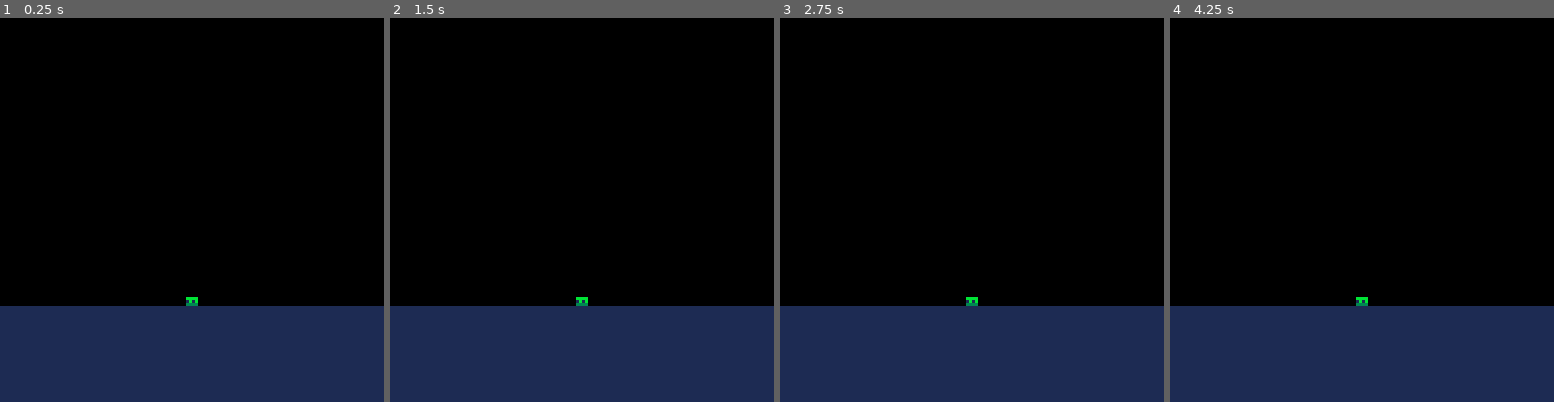
Above: before the commit, frames 1-4 (left to right).
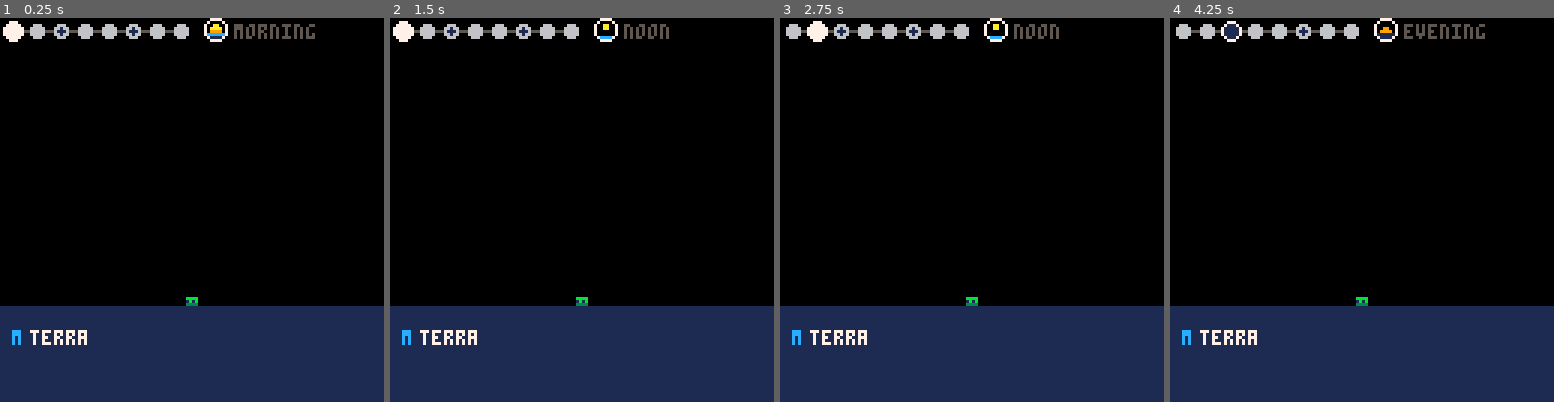
Above: after the commit, the same moments.

Repository: belen-albeza/ldjam56
Game: PICO-8 cartridge kokin.p8
Two runs of this game, one before a commit and one after it. Both use one fixed random seed, a clock stepped at 60 frames per second and the inputs below.
Inputs:
- Up to frame 1 (0.25 s): no input
- Up to frame 2 (1.5 s): tap O (Z key) at 0.7 s
- Up to frame 3 (2.75 s): tap O (Z key) at 1.7, 2.1, 2.5 s
- Up to frame 4 (4.25 s): tap O (Z key) every 0.4 s from 2.9 to 4.1 s

The runs differ from the first frame. In frame 1, 2.3% of the frame differs, in the area x 0-83%, y 0-86%; in frame 2, 2.0%; in frame 3, 2.0%; in frame 4, 2.3%.

Commit message:
implement time hud

Diff:
--- a/kokin.p8
+++ b/kokin.p8
@@ -193,24 +193,80 @@
 		data=pet_data,
 		stats={
 			hunger=0,
-		}
+		},
+		age=0,
+		hour=0,
 	}
 end
 
 function update_room()
-
+	// todo: tmp
+	if btnp(🅾️) then
+		tick_time(active_pet)
+	end
+end
+
+function tick_time(p)
+	if p.hour >= 2 then
+		p.hour=0
+		p.age+=1
+		p.age=min(p.age,7)
+	else
+		p.hour+=1
+	end
 end
 
 function draw_room()
 	rectfill(0,96,128,128,1)
 
 	draw_room_pet(active_pet)
+
+	draw_pet_hud(active_pet,4,104)
+	draw_time_hud(active_pet,4,4)
 end
 
 function draw_room_pet(p)
 	pal({[7]=p.data.clrs.main, [6]=p.data.clrs.shadow})
 	spr(1,p.x-4,p.y-4)
 	pal()
+end
+
+function draw_pet_hud(p,x,y)
+	local sex_clr=12
+	if p.data.sex=="female" then
+		sex_clr=8
+	end
+	print(p.data.sex[1],x,y,sex_clr)
+	print(p.data.name,x+6,y+0,7)
+end
+
+function draw_time_hud(p,x,y)
+	// draw age hud
+	line(x,y,x+7*8,y,5)
+
+	for i=0,7 do
+		local ev_radius=1
+		if p.age==i then
+			circfill(x+i*8,y,3,7)
+			ev_radius=2
+		else
+			circfill(x+i*8,y,2,6)
+		end
+
+		if i%3==2 then
+			circfill(x+i*8,y,ev_radius,1)
+		end
+	end
+
+	// draw hour
+	spr(80+p.hour,x+64,y-4)
+	local hour_txt="morning"
+	if p.hour==1 then
+		hour_txt="noon"
+	elseif p.hour==2 then
+		hour_txt="evening"
+	end
+	print(hour_txt,x+74,y-2,5)
 end
 __gfx__
 00000000000000000000000000776600000000000077660000776600007766000000000000000000000000000000000000000000000000000000000000000000
@@ -253,3 +309,11 @@
 77777777777827777771177700000000000000000000000000000000000000000000000000000000000000000000000000000000000000000000000000000000
 07777770077777700777777000000000000000000000000000000000000000000000000000000000000000000000000000000000000000000000000000000000
 00000700000007000000070000000000000000000000000000000000000000000000000000000000000000000000000000000000000000000000000000000000
+00777700007777000077770000000000000000000000000000000000000000000000000000000000000000000000000000000000000000000000000000000000
+07000070070000700700007000000000000000000000000000000000000000000000000000000000000000000000000000000000000000000000000000000000
+700aa007700aa0077000000700000000000000000000000000000000000000000000000000000000000000000000000000000000000000000000000000000000
+70aaaa07700aa0077009900700000000000000000000000000000000000000000000000000000000000000000000000000000000000000000000000000000000
+70999907700000077099990700000000000000000000000000000000000000000000000000000000000000000000000000000000000000000000000000000000
+7cccccc7700000077111111700000000000000000000000000000000000000000000000000000000000000000000000000000000000000000000000000000000
+0711117007cccc700711117000000000000000000000000000000000000000000000000000000000000000000000000000000000000000000000000000000000
+00777700007777000077770000000000000000000000000000000000000000000000000000000000000000000000000000000000000000000000000000000000
